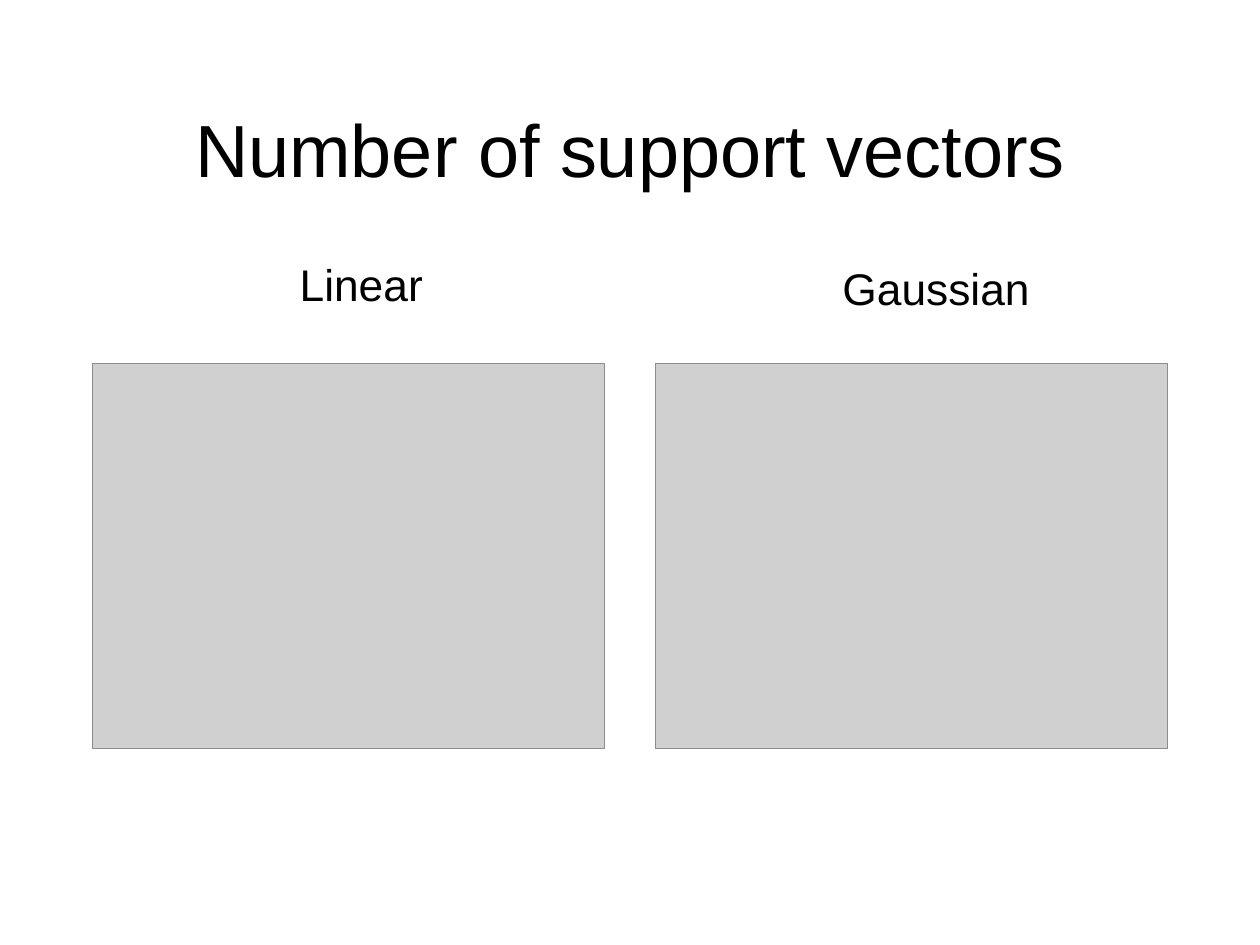
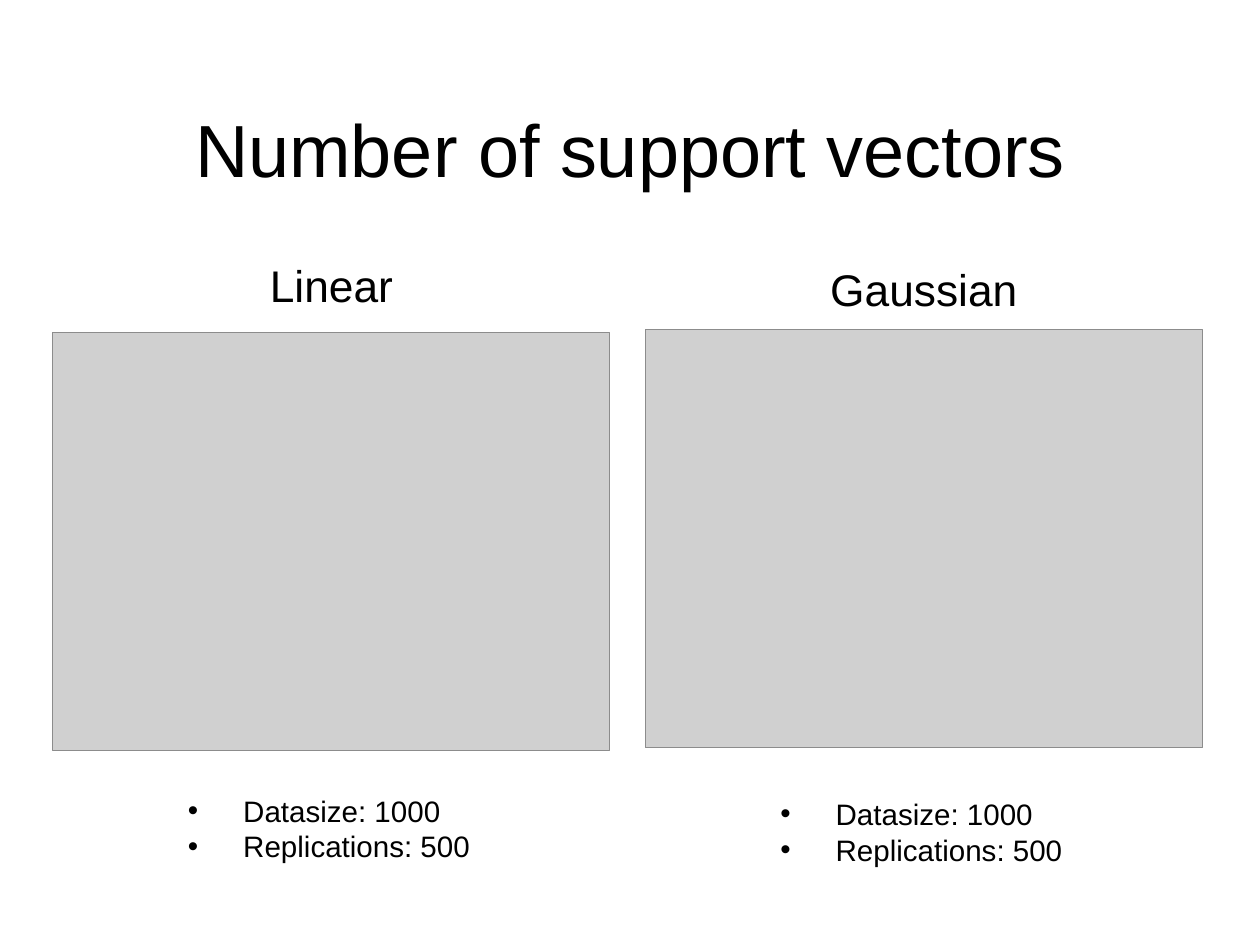
Before and after one commit to ThomasGoerttler/BootstrapingSVM, a slide deck: slide 11 of Präsentation/slides.pptx. Drawn at 1260x945 pixels with LibreOffice and Linux fonts; fonts in the diff are those of the drawing; grey boxes stand for pictures. Boxes give left, top, right and bottom in pixels: in the first picture for what was removed or moved away, otherwise in the second. Text is boxed around its words. In the diff, an @@ line names an element or a change of style, - is before the commit and + after.

```diff
--- a/Präsentation/slides.pptx
+++ b/Präsentation/slides.pptx
@@ text "Linear": place and size @@
-text "Linear" at <box>300,269,423,302</box>
+text "Linear" at <box>270,270,393,303</box>
@@ text "Gaussian": place and size @@
-text "Gaussian" at <box>842,273,1029,306</box>
+text "Gaussian" at <box>830,274,1017,307</box>
@@ picture: place and size @@
-picture at <box>92,364,605,749</box>
+picture at <box>53,333,611,751</box>
@@ picture: place and size @@
-picture at <box>656,364,1169,749</box>
+picture at <box>645,330,1202,748</box>
@@ text added at <box>243,800,469,863</box>, 24 pt, text #000000 @@
+• Datasize: 1000
+• Replications: 500
@@ text added at <box>836,803,1062,866</box>, 24 pt, text #000000 @@
+• Datasize: 1000
+• Replications: 500
```
Also in this commit, not shown: 3 other slides changed, 1 slide removed, 17 other files.
